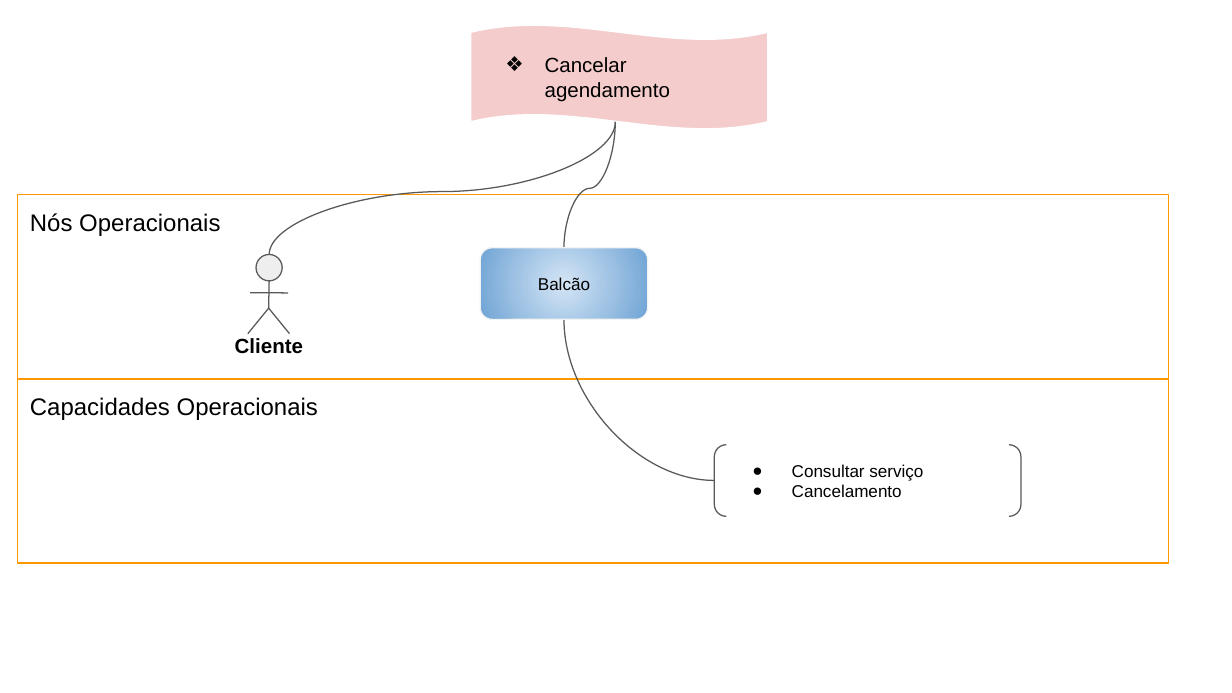
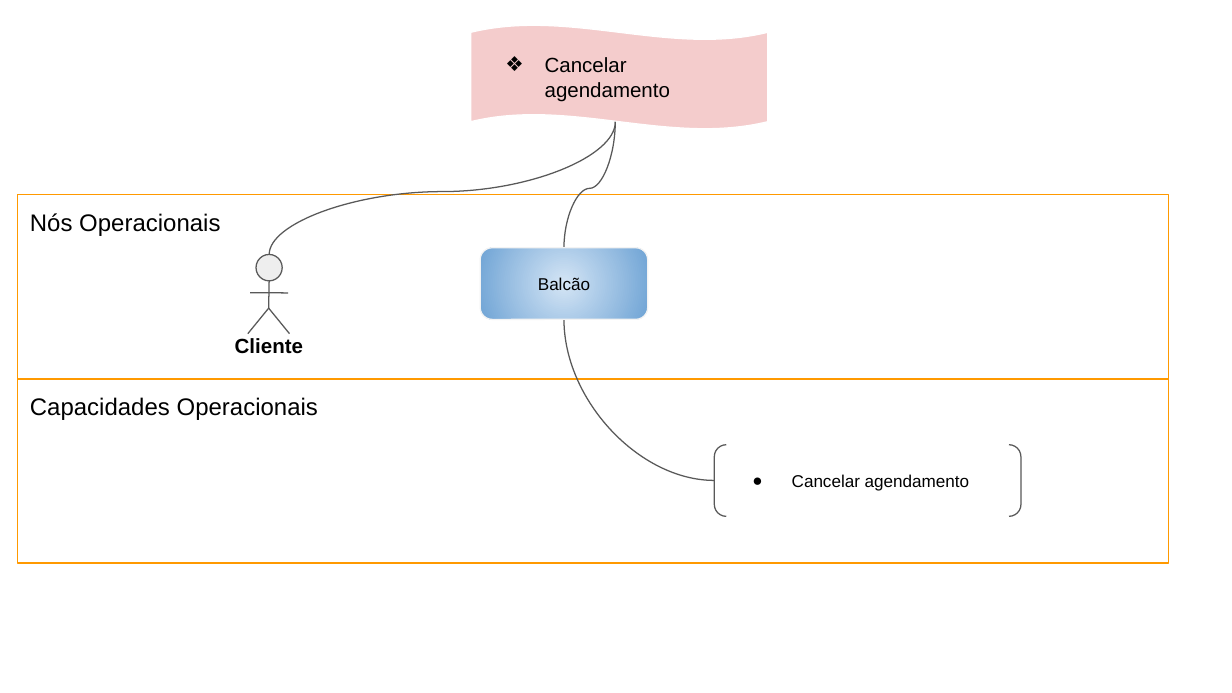
Before and after one commit to caevs/Tcc, a slide deck: slide 3 of 15. Arquitetura de Negócio para cada Cenário.pptx. Drawn at 1232x693 pixels with LibreOffice and Linux fonts; fonts in the diff are those of the drawing. Boxes give left, top, right and bottom in pixels: in the first picture for what was removed or moved away, otherwise in the second. Text is boxed around its words. In the diff, an @@ line names an element or a change of style, - is before the commit and + after.

```diff
--- a/15. Arquitetura de Negócio para cada Cenário.pptx
+++ b/15. Arquitetura de Negócio para cada Cenário.pptx
@@ text in bracket pair at [792, 474, 969, 491]: text changed @@
-● Consultar serviço
-● Cancelamento
+● Cancelar agendamento
```
Also in this commit, not shown: 6 other slides changed, 1 slide added.
